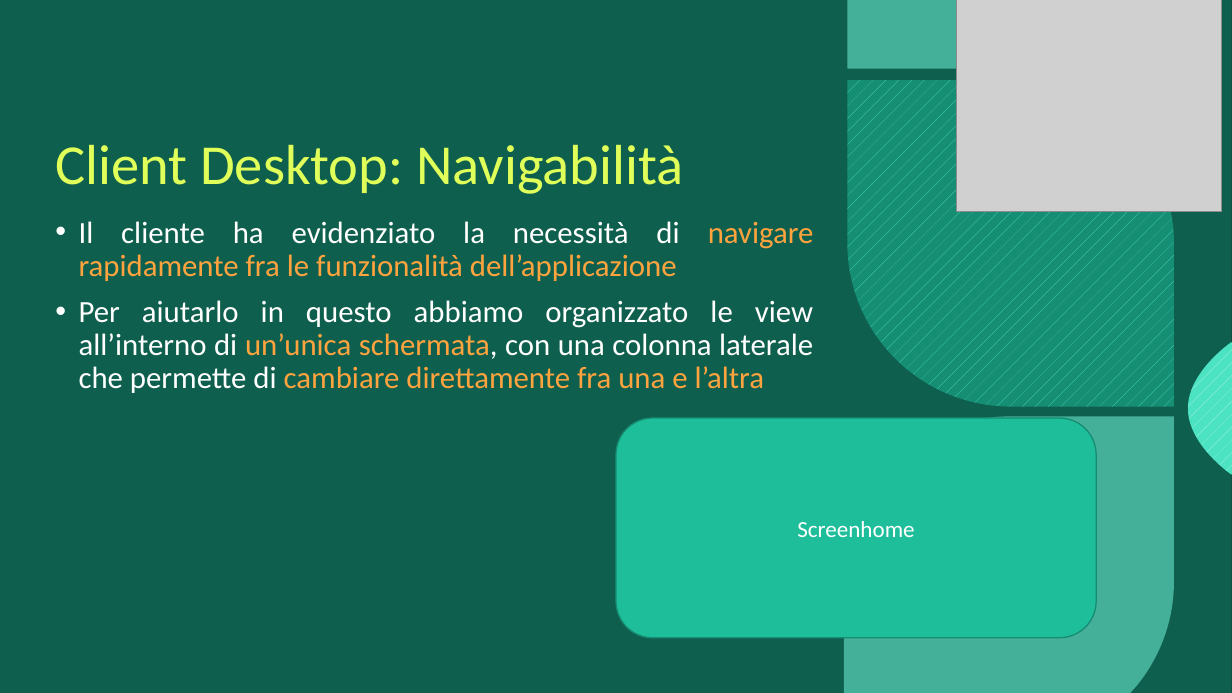
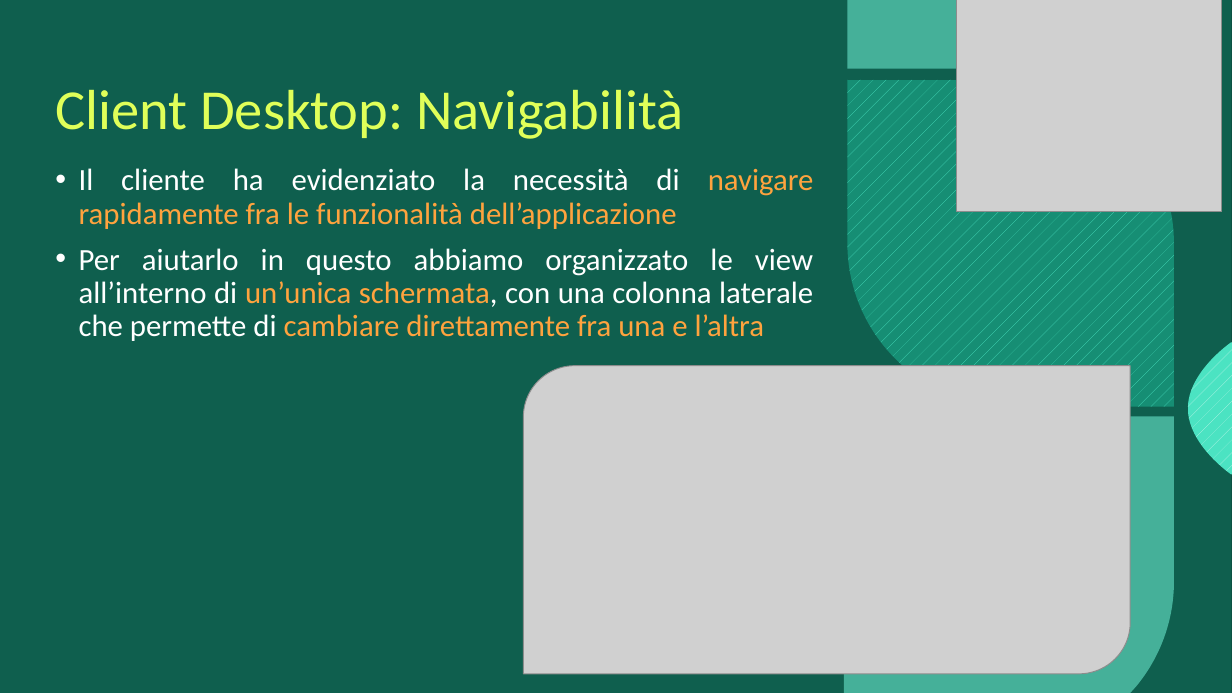
Before and after one commit to DeborohNoah/IngSoft, a slide deck: slide 4 of Presentazione_IngSoft.pptx. Drawn at 1232x693 pixels with LibreOffice and Linux fonts; fonts in the diff are those of the drawing; grey boxes stand for pictures; background and template pictures are left out. Boxes give left, top, right and bottom in pixels: in the first picture for what was removed or moved away, otherwise in the second. Text is boxed around its words. In the diff, an @@ line names an element or a change of style, - is before the commit and + after.

```diff
--- a/Presentazione_IngSoft.pptx
+++ b/Presentazione_IngSoft.pptx
@@ title "Client Desktop: Navigabilità": place and size @@
-title "Client Desktop: Navigabilità" at bbox=[55, 144, 683, 194]
+title "Client Desktop: Navigabilità" at bbox=[55, 89, 683, 139]
@@ text "Il cliente ha evidenziato la ...": place and size @@
-text "Il cliente ha evidenziato la ..." at bbox=[79, 221, 814, 393]
+text "Il cliente ha evidenziato la ..." at bbox=[79, 168, 814, 341]
@@ picture added at bbox=[523, 366, 1130, 674] @@
@@ rounded rectangle removed at bbox=[616, 418, 1097, 638] @@
-Screenhome
```
Also in this commit, not shown: 5 other slides changed.
